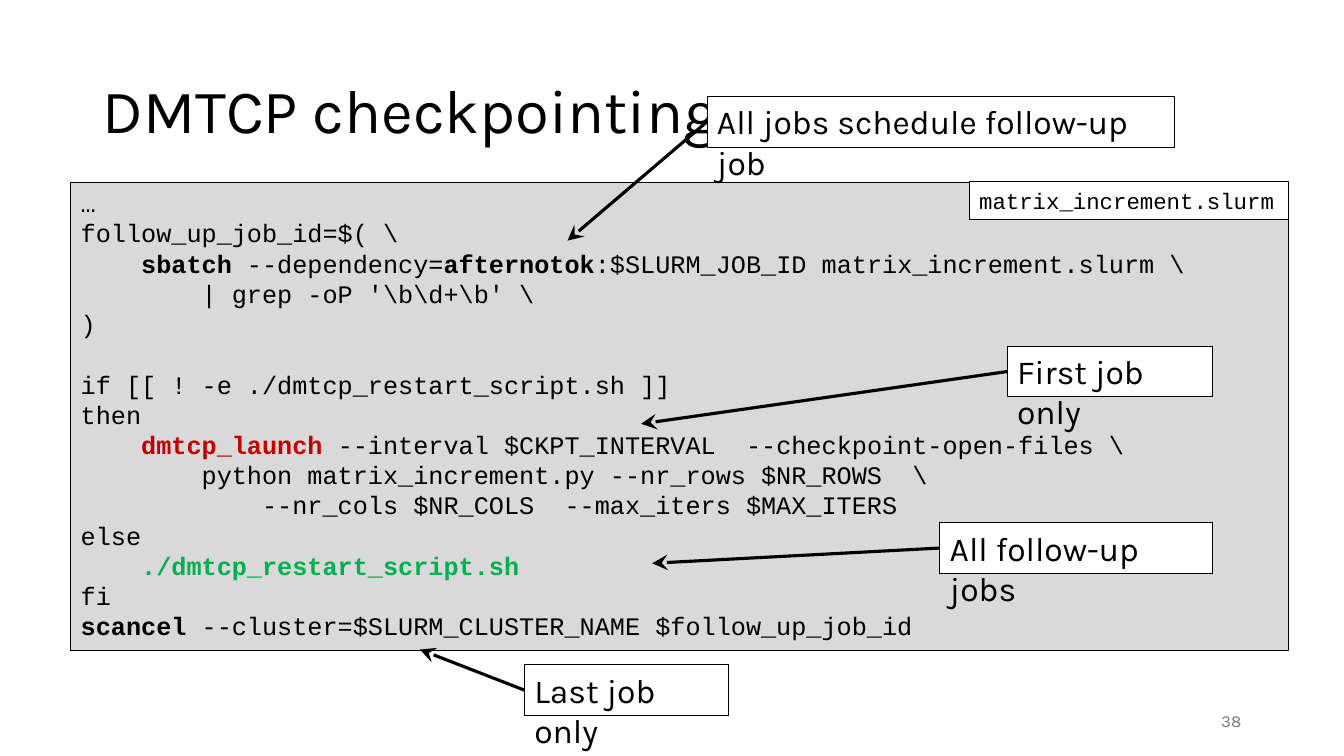
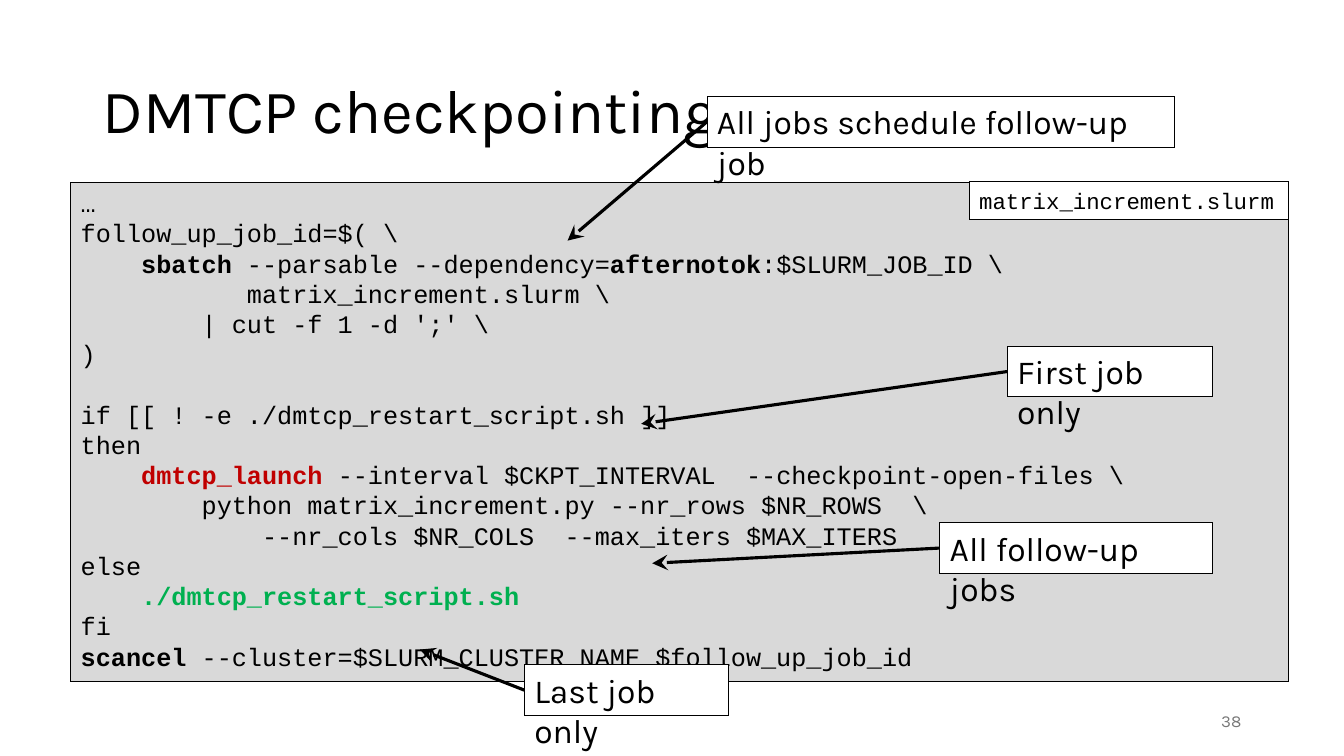
Before and after one commit to gjbex/Workflows-for-HPC, a slide deck: slide 38 of workflow_for_HPC.pptx. Drawn at 1344x756 pixels with LibreOffice and Linux fonts; fonts in the diff are those of the drawing. Boxes give left, top, right and bottom in pixels: in the first picture for what was removed or moved away, otherwise in the second. Text is boxed around its words. In the diff, an @@ line names an element or a change of style, - is before the commit and + after.

```diff
--- a/workflow_for_HPC.pptx
+++ b/workflow_for_HPC.pptx
@@ rectangle "…": place and size @@
-rectangle "…" at <box>71,182,1289,650</box>
+rectangle "…" at <box>71,182,1289,682</box>
@@ text in rectangle at <box>141,254,973,334</box>: text changed @@
-sbatch --dependency=afternotok:$SLURM_JOB_ID matrix_increment.slurm \
-| grep -oP '\b\d+\b' \
+sbatch --parsable --dependency=afternotok:$SLURM_JOB_ID \
+matrix_increment.slurm \
+| cut -f 1 -d ';' \
```
Also in this commit, not shown: 7 other slides changed.
